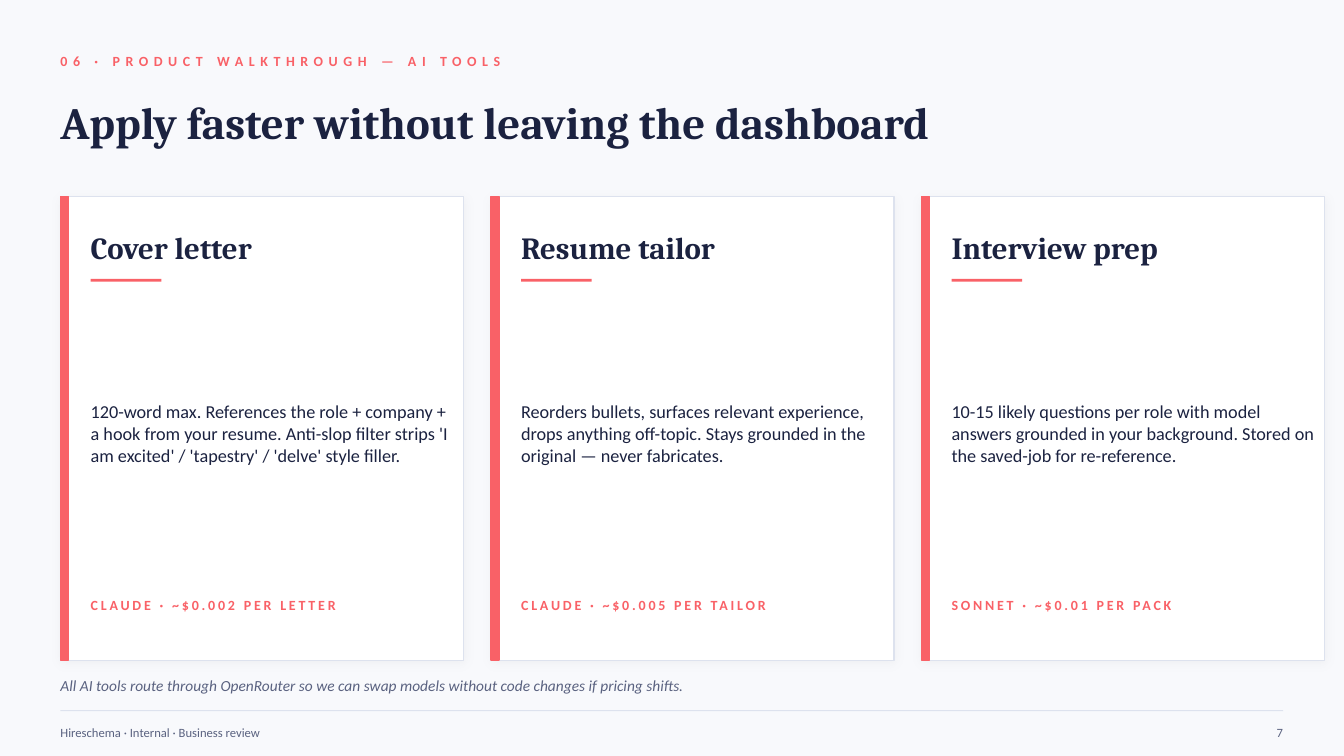
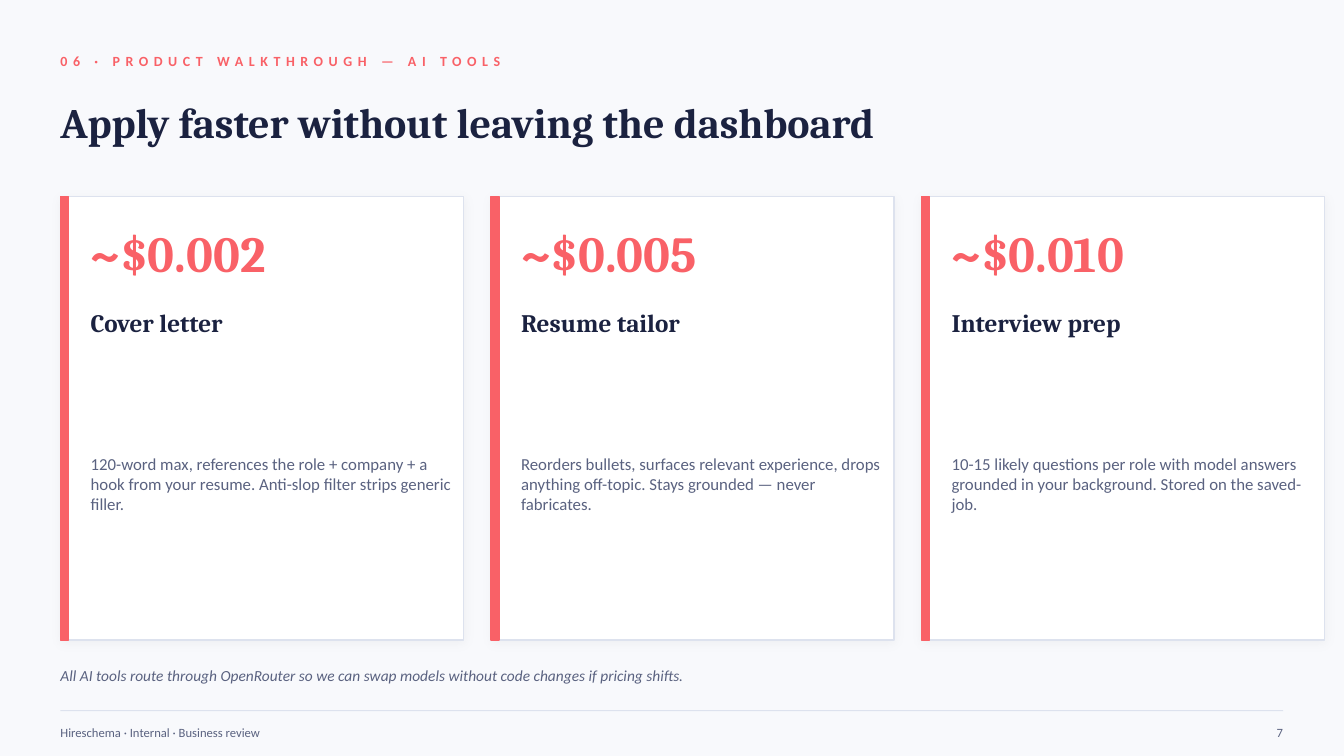
Before and after one commit to rupeshkumar-create/Hireloop, a slide deck: slide 7 of Hireschema-Business-Presentation.pptx. Drawn at 1344x756 pixels with LibreOffice and Linux fonts; fonts in the diff are those of the drawing. Boxes give left, top, right and bottom in pixels: in the first picture for what was removed or moved away, otherwise in the second. Text is boxed around its words. In the diff, an @@ line names an element or a change of style, - is before the commit and + after.

```diff
--- a/Hireschema-Business-Presentation.pptx
+++ b/Hireschema-Business-Presentation.pptx
@@ text "Apply faster without leaving the ..." at <box>60,108,874,148</box>: size 32 to 30 pt @@
@@ rectangle: place and size @@
-rectangle at <box>60,197,464,660</box>
+rectangle at <box>60,197,464,640</box>
@@ rectangle: place and size @@
-rectangle at <box>60,197,69,660</box>
+rectangle at <box>60,197,69,640</box>
@@ rectangle: place and size @@
-rectangle at <box>491,197,894,660</box>
+rectangle at <box>491,197,894,640</box>
@@ rectangle: place and size @@
-rectangle at <box>491,197,499,660</box>
+rectangle at <box>491,197,499,640</box>
@@ rectangle: place and size @@
-rectangle at <box>922,197,1325,660</box>
+rectangle at <box>922,197,1325,640</box>
@@ rectangle: place and size @@
-rectangle at <box>922,197,930,660</box>
+rectangle at <box>922,197,930,640</box>
@@ text added at <box>91,234,266,276</box>, 36 pt, text #F96167, bold @@
+~$0.002
@@ text added at <box>521,234,697,276</box>, 36 pt, text #F96167, bold @@
+~$0.005
@@ text added at <box>952,234,1124,276</box>, 36 pt, text #F96167, bold @@
+~$0.010
@@ line removed from (91, 280) to (161, 280) @@
@@ line removed from (521, 280) to (592, 280) @@
@@ 3 texts: place and size @@
-3 texts at <box>91,237,1158,266</box>
+3 texts at <box>91,314,1121,338</box>
@@ size 22 to 18 pt in 3 elements at <box>91,314,222,333</box>, <box>521,314,680,333</box>, <box>952,314,1121,338</box> @@
@@ line removed from (952, 280) to (1022, 280) @@
@@ text at <box>91,458,451,510</box>: text changed; size 13 to 12 pt; text colour #1B2240 to #5A6280 @@
-120-word max. References the role + company + a hook from your resume. Anti-slop filter strips 'I am excited' / 'tapestry' / 'delve' style filler.
+120-word max, references the role + company + a hook from your resume. Anti-slop filter strips generic filler.
@@ text at <box>521,458,880,510</box>: text changed; size 13 to 12 pt; text colour #1B2240 to #5A6280 @@
-Reorders bullets, surfaces relevant experience, drops anything off-topic. Stays grounded in the original — never fabricates.
+Reorders bullets, surfaces relevant experience, drops anything off-topic. Stays grounded — never fabricates.
@@ text at <box>952,458,1301,513</box>: text changed; size 13 to 12 pt; text colour #1B2240 to #5A6280 @@
-10-15 likely questions per role with model answers grounded in your background. Stored on the saved-job for re-reference.
+10-15 likely questions per role with model answers grounded in your background. Stored on the saved-job.
@@ text removed at <box>91,601,272,611</box> @@
-CLAUDE · ~$0.005 PER TAILOR
@@ text removed at <box>172,601,335,611</box> @@
-CLAUDE · ~$0.002 PER LETTER
@@ text removed at <box>1055,601,1062,610</box> @@
-SONNET · ~$0.01 PER PACK
@@ text "All AI tools route through ...": place and size @@
-text "All AI tools route through ..." at <box>60,680,683,694</box>
+text "All AI tools route through ..." at <box>60,670,683,684</box>
```
Also in this commit, not shown: 16 other slides changed, 7 slides added, 2 slides removed, 9 other files.
